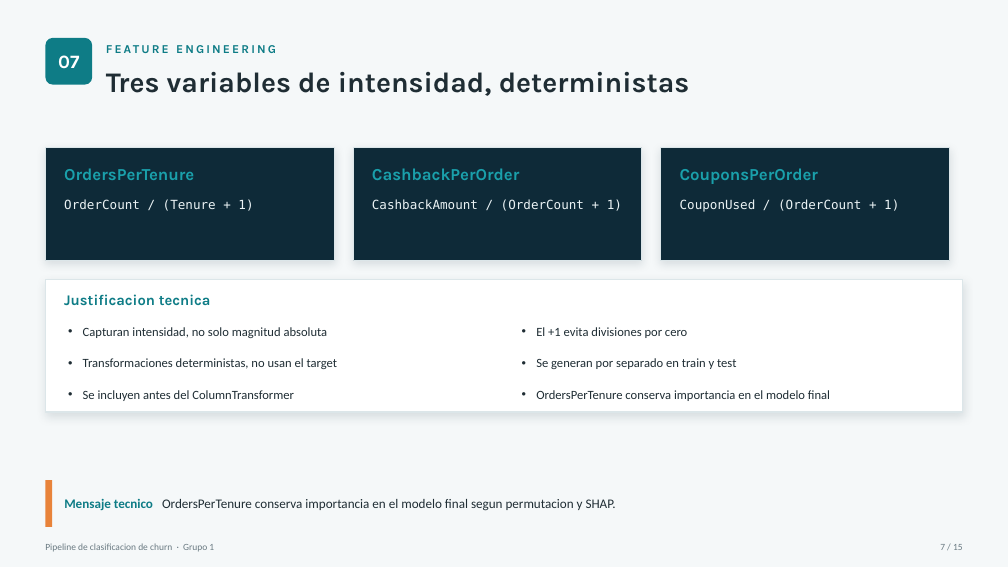
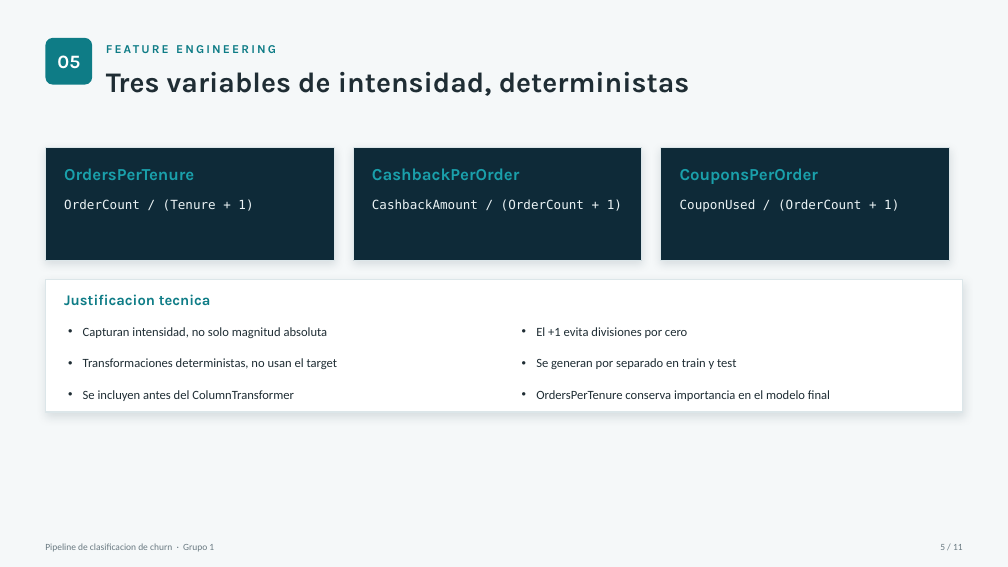
Before and after one commit to FelipeTamaki/TP_IA_aplicada_a_negocios_churn_Grupo1, a slide deck: slide 6 of presentacion_tecnica_churn.pptx (slide 8 before the commit). Drawn at 1008x567 pixels with LibreOffice and Linux fonts; fonts in the diff are those of the drawing. Boxes give left, top, right and bottom in pixels: in the first picture for what was removed or moved away, otherwise in the second. Text is boxed around its words. In the diff, an @@ line names an element or a change of style, - is before the commit and + after.

```diff
--- a/presentacion_tecnica_churn.pptx
+++ b/presentacion_tecnica_churn.pptx
@@ text at [57, 55, 80, 69]: text changed @@
-07
+05
@@ rectangle removed at [45, 480, 52, 527] @@
@@ text removed at [64, 499, 616, 511] @@
-Mensaje tecnico OrdersPerTenure conserva importancia en el modelo final segun permutacion y SHAP.
```
Also in this commit, not shown: 10 other slides changed, 3 slides removed, 8 other files.
